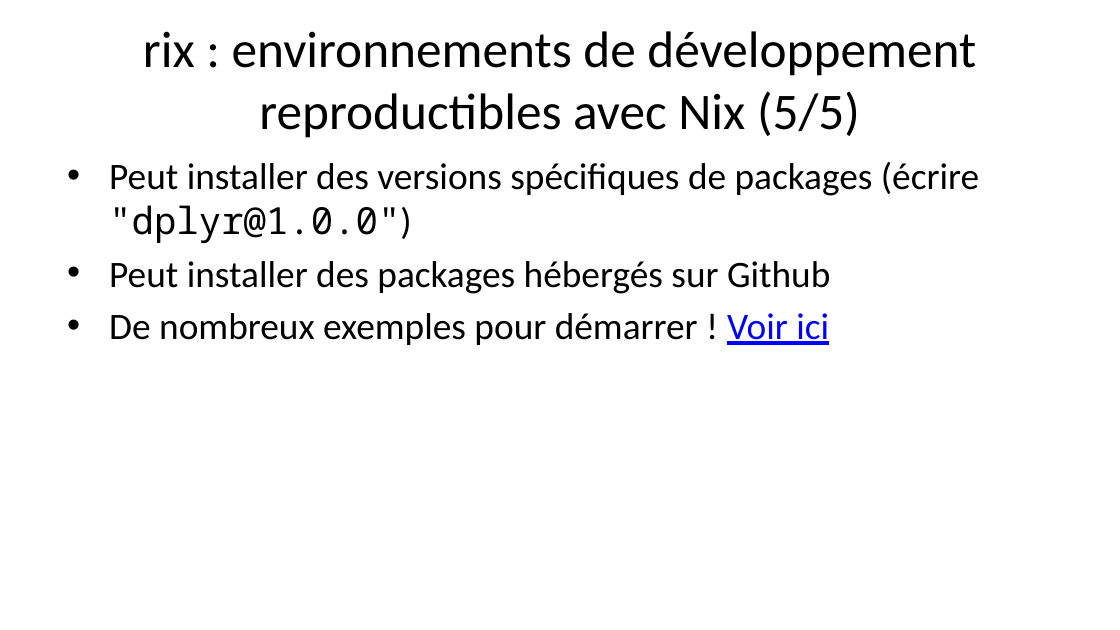
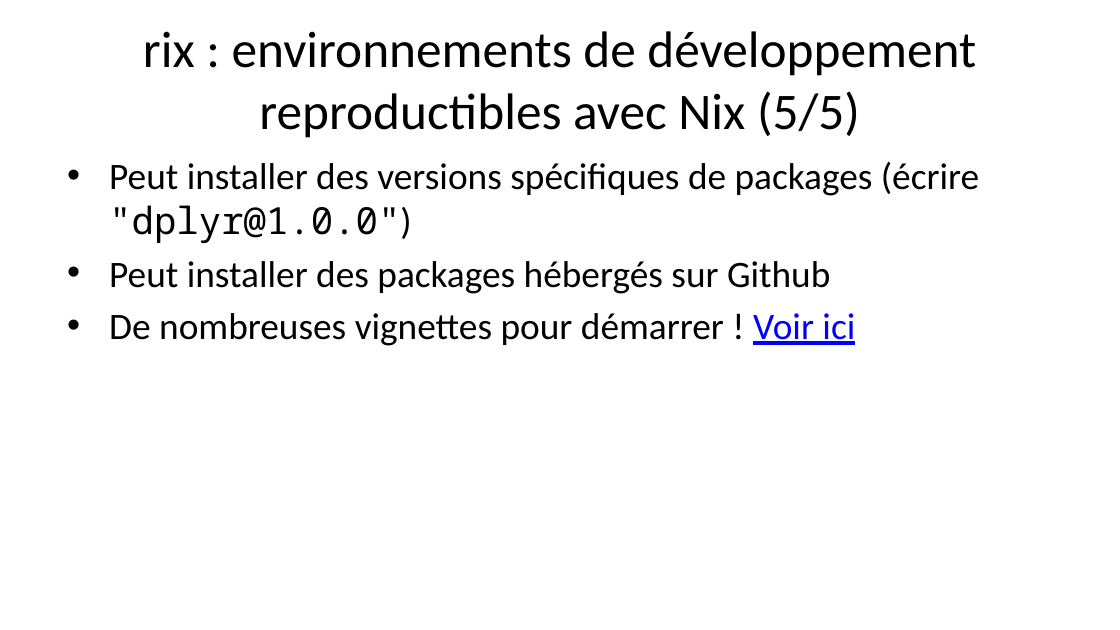
Before and after one commit to b-rodrigues/repro_rrr, a slide deck: slide 14 of docs/index.pptx. Drawn at 1120x630 pixels with LibreOffice and Linux fonts; fonts in the diff are those of the drawing. Boxes give left, top, right and bottom in pixels: in the first picture for what was removed or moved away, otherwise in the second. Text is boxed around its words. In the diff, an @@ line names an element or a change of style, - is before the commit and + after.

```diff
--- a/docs/index.pptx
+++ b/docs/index.pptx
@@ text at [109, 313, 855, 346]: text changed @@
-• De nombreux exemples pour démarrer ! Voir ici
+• De nombreuses vignettes pour démarrer ! Voir ici
```
Also in this commit, not shown: 4 other slides changed, 11 other files.
